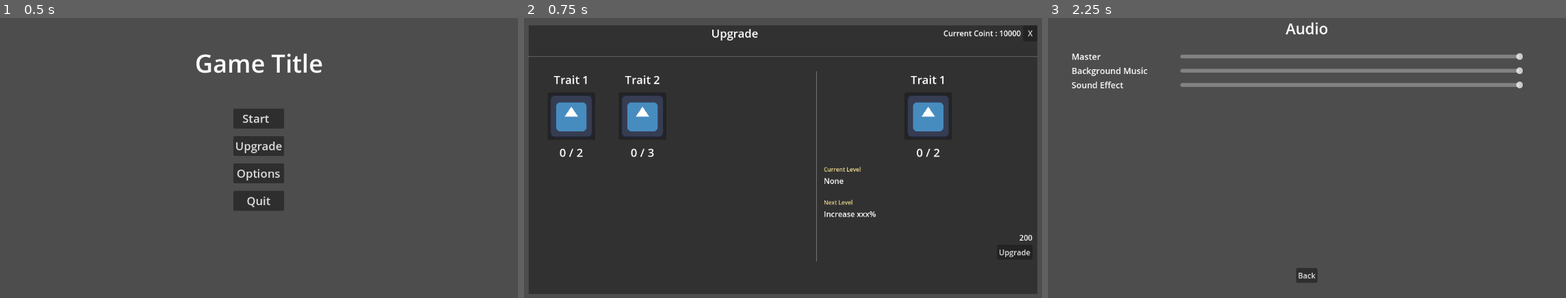
Above: before the commit, frames 1-3 (left to right).
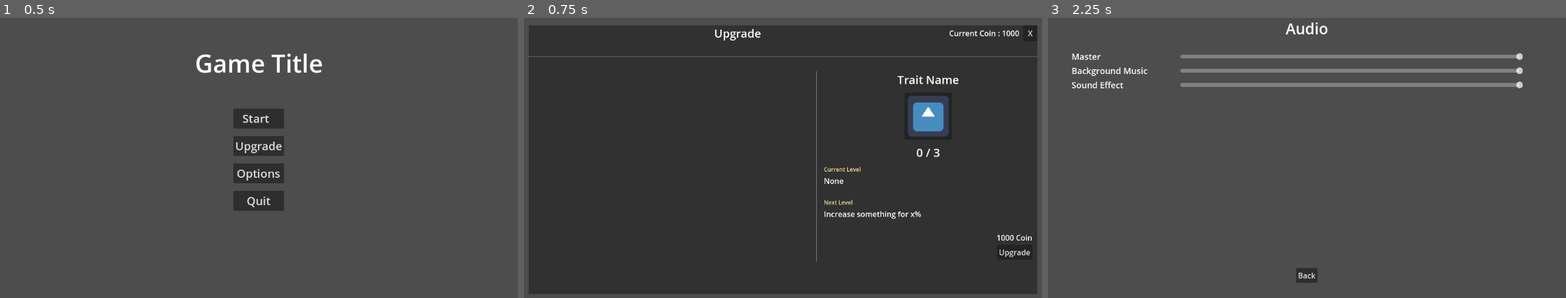
Above: after the commit, the same moments.

Repository: ArtMuchimuchi/FinalProject
Game: Godot game, scene res://user_interface/menu/main_menu/main_menu.tscn
Same seed, same stepped clock (60 frames per second), same inputs: the game is played once before the commit and once after it. The project has no main scene, so this scene is started directly. The engine's default icon, where the game draws it, is replaced by a stand-in: a white triangle on a blue panel in a dark square.
Inputs:
- Up to frame 1 (0.5 s): no input
- Up to frame 2 (0.75 s): click "Upgrade" at 0.5 s
- Up to frame 3 (2.25 s): click "X" at 1.25 s; click "Options" at 2 s

Frame 1 is identical in both runs. In frame 2, 3.4% of the frame differs, in the area x 5-99%, y 3-80%; in frame 3, nothing differs.
Error after the commit: Invalid call. Nonexistent function 'loadTraitSlotArray' in base 'Node (SaverLoader)'. (res://user_interface/menu/upgrade_menu/upgrade_menu.gd:21)

Commit message:
Refactor from snake to camel case #1
- Refactor snake case to camel case of scripts in menu folder
- Edit connection signal function of scene in menu folder because refactor camel case

Diff:
--- a/user_interface/menu/main_menu/main_menu.gd
+++ b/user_interface/menu/main_menu/main_menu.gd
@@ -1,39 +1,39 @@
 extends Control
 
-@onready var main_menu_margin_container = $MarginContainer
-@onready var options_menu = $OptionsMenu
-@onready var upgrade_menu = $UpgradeMenu
+@onready var mainMenuMarginContainer = $MarginContainer
+@onready var optionsMenu = $OptionsMenu
+@onready var upgradeMenu = $UpgradeMenu
 
 
 func _ready():
 	# Connect signal of pressed back button in option menu
-	options_menu.back_options_menu.connect(_on_back_options_menu)
+	optionsMenu.backOptionsMenu.connect(onBackOptionsMenu)
 	# Connect signal of pressed closed button in upgrade menu
-	upgrade_menu.closed_upgrade_menu.connect(_on_closed_upgrade_menu)
+	upgradeMenu.closedUpgradeMenu.connect(onClosedUpgradeMenu)
 
 
-func _on_quit_button_pressed():
+func onQuitButtonPressed():
 	get_tree().quit()
 
 
-func _on_start_button_pressed():
+func onStartButtonPressed():
 	get_tree().change_scene_to_file("res://mock_scene.tscn")
 
 
-func _on_upgrade_button_pressed():
-	main_menu_margin_container.visible = false
-	upgrade_menu.visible = true
+func onUpgradeButtonPressed():
+	mainMenuMarginContainer.visible = false
+	upgradeMenu.visible = true
 
 
-func _on_options_button_pressed():
-	main_menu_margin_container.visible = false
-	options_menu.visible = true
+func onOptionsButtonPressed():
+	mainMenuMarginContainer.visible = false
+	optionsMenu.visible = true
 
 
-func _on_back_options_menu():
-	main_menu_margin_container.visible = true
-	options_menu.visible = false
+func onBackOptionsMenu():
+	mainMenuMarginContainer.visible = true
+	optionsMenu.visible = false
 
-func _on_closed_upgrade_menu():
-	main_menu_margin_container.visible = true
-	upgrade_menu.visible = false
+func onClosedUpgradeMenu():
+	mainMenuMarginContainer.visible = true
+	upgradeMenu.visible = false
--- a/user_interface/menu/main_menu/main_menu.tscn
+++ b/user_interface/menu/main_menu/main_menu.tscn
@@ -75,7 +75,7 @@
 visible = false
 layout_mode = 1
 
-[connection signal="pressed" from="MarginContainer/MenuButtons/StartButton" to="." method="_on_start_button_pressed"]
-[connection signal="pressed" from="MarginContainer/MenuButtons/UpgradeButton" to="." method="_on_upgrade_button_pressed"]
-[connection signal="pressed" from="MarginContainer/MenuButtons/OptionsButton" to="." method="_on_options_button_pressed"]
-[connection signal="pressed" from="MarginContainer/MenuButtons/QuitButton" to="." method="_on_quit_button_pressed"]
+[connection signal="pressed" from="MarginContainer/MenuButtons/StartButton" to="." method="onStartButtonPressed"]
+[connection signal="pressed" from="MarginContainer/MenuButtons/UpgradeButton" to="." method="onUpgradeButtonPressed"]
+[connection signal="pressed" from="MarginContainer/MenuButtons/OptionsButton" to="." method="onOptionsButtonPressed"]
+[connection signal="pressed" from="MarginContainer/MenuButtons/QuitButton" to="." method="onQuitButtonPressed"]
--- a/user_interface/menu/options_menu/audio_volume_slider.gd
+++ b/user_interface/menu/options_menu/audio_volume_slider.gd
@@ -1,24 +1,24 @@
 extends HSlider
 
 # The name of bus that we will used volume slider for
-@export var bus_name : String
+@export var busName : String
 # To change the volume of bus, we will need to get index of bus by finding index with bus name
-var bus_index : int
+var busIndex : int
 
 func _ready():
 	# Find bus index with bus name
-	bus_index = AudioServer.get_bus_index(bus_name)
+	busIndex = AudioServer.get_bus_index(busName)
 	# Make changed volume remain even when access in another scene
-	value = db_to_linear(AudioServer.get_bus_volume_db(bus_index))
+	value = db_to_linear(AudioServer.get_bus_volume_db(busIndex))
 
 
 
 
 
-func _on_value_changed(changed_value):
+func _on_value_changed(changedValue):
 	# Set new bus volume by specify bus index and the volume value
 	AudioServer.set_bus_volume_db(
-		bus_index,
+		busIndex,
 		# Convert value to decibel
-		linear_to_db(changed_value)
+		linear_to_db(changedValue)
 	)
--- a/user_interface/menu/options_menu/options_menu.gd
+++ b/user_interface/menu/options_menu/options_menu.gd
@@ -1,9 +1,9 @@
 extends Control
 
 
-signal back_options_menu
+signal backOptionsMenu
 
 
 #Emit signal after pressed back button
-func _on_back_button_pressed():
-	back_options_menu.emit()
+func onBackButtonPressed():
+	backOptionsMenu.emit()
--- a/user_interface/menu/options_menu/options_menu.tscn
+++ b/user_interface/menu/options_menu/options_menu.tscn
@@ -69,17 +69,17 @@
 [node name="MasterVolumeSlider" parent="MarginContainer/VBoxContainer/HBoxContainer/MarginContainer/AudioSlider" instance=ExtResource("1_yvo8o")]
 layout_mode = 2
 size_flags_vertical = 6
-bus_name = "Master"
+busName = "Master"
 
 [node name="BackgroundMusicVolumeSlider" parent="MarginContainer/VBoxContainer/HBoxContainer/MarginContainer/AudioSlider" instance=ExtResource("1_yvo8o")]
 layout_mode = 2
 size_flags_vertical = 3
-bus_name = "background_music"
+busName = "backgroundMusic"
 
 [node name="SoundEffectVolumeSlider" parent="MarginContainer/VBoxContainer/HBoxContainer/MarginContainer/AudioSlider" instance=ExtResource("1_yvo8o")]
 layout_mode = 2
 size_flags_vertical = 3
-bus_name = "sound_effect"
+busName = "soundEffect"
 
 [node name="MarginContainer" type="MarginContainer" parent="MarginContainer"]
 layout_mode = 2
@@ -92,4 +92,4 @@
 size_flags_vertical = 8
 text = "Back"
 
-[connection signal="pressed" from="MarginContainer/MarginContainer/BackButton" to="." method="_on_back_button_pressed"]
+[connection signal="pressed" from="MarginContainer/MarginContainer/BackButton" to="." method="onBackButtonPressed"]
--- a/user_interface/menu/upgrade_menu/mockup_trait_slot_data/trait_slot_1.tres
+++ b/user_interface/menu/upgrade_menu/mockup_trait_slot_data/trait_slot_1.tres
@@ -1,22 +1,27 @@
-[gd_resource type="Resource" script_class="TraitSlotData" load_steps=6 format=3 uid="uid://b141sihdqbfxf"]
+[gd_resource type="Resource" script_class="TraitSlotData" load_steps=7 format=3 uid="uid://b141sihdqbfxf"]
 
 [ext_resource type="Script" path="res://user_interface/menu/upgrade_menu/trait_slot_data_model/trait_slot_data.gd" id="1_v4xw0"]
 [ext_resource type="Script" path="res://user_interface/menu/upgrade_menu/trait_slot_data_model/trait_slot_level_data.gd" id="2_jcf7r"]
 [ext_resource type="Texture2D" uid="uid://0p2wljhv44mx" path="res://icon.svg" id="3_wvk1y"]
 
-[sub_resource type="Resource" id="Resource_6m6rn"]
+[sub_resource type="Resource" id="Resource_4ab0x"]
 script = ExtResource("2_jcf7r")
 description = "Increase xxx%"
+price = 100
+
+[sub_resource type="Resource" id="Resource_dg2v1"]
+script = ExtResource("2_jcf7r")
+description = "Increase yyy%"
 price = 200
 
-[sub_resource type="Resource" id="Resource_7ldvm"]
+[sub_resource type="Resource" id="Resource_r8vbx"]
 script = ExtResource("2_jcf7r")
-description = "Increase yyy%"
-price = 400
+description = "Increase zzz%%"
+price = 300
 
 [resource]
 script = ExtResource("1_v4xw0")
 name = "Trait 1"
 texture = ExtResource("3_wvk1y")
-current_level = 0
-slot_level = Array[ExtResource("2_jcf7r")]([SubResource("Resource_6m6rn"), SubResource("Resource_7ldvm")])
+currentLevel = 0
+slotLevel = Array[ExtResource("2_jcf7r")]([SubResource("Resource_4ab0x"), SubResource("Resource_dg2v1"), SubResource("Resource_r8vbx")])
--- a/user_interface/menu/upgrade_menu/mockup_trait_slot_data/trait_slot_2.tres
+++ b/user_interface/menu/upgrade_menu/mockup_trait_slot_data/trait_slot_2.tres
@@ -1,27 +1,22 @@
-[gd_resource type="Resource" script_class="TraitSlotData" load_steps=7 format=3 uid="uid://dcgf8hl7k56wp"]
+[gd_resource type="Resource" script_class="TraitSlotData" load_steps=6 format=3 uid="uid://dcgf8hl7k56wp"]
 
 [ext_resource type="Script" path="res://user_interface/menu/upgrade_menu/trait_slot_data_model/trait_slot_data.gd" id="1_8rjg5"]
 [ext_resource type="Script" path="res://user_interface/menu/upgrade_menu/trait_slot_data_model/trait_slot_level_data.gd" id="2_xastk"]
 [ext_resource type="Texture2D" uid="uid://0p2wljhv44mx" path="res://icon.svg" id="3_qt5sf"]
 
-[sub_resource type="Resource" id="Resource_6m6rn"]
+[sub_resource type="Resource" id="Resource_fln1b"]
 script = ExtResource("2_xastk")
 description = "Increase xxx%"
-price = 100
-
-[sub_resource type="Resource" id="Resource_7ldvm"]
-script = ExtResource("2_xastk")
-description = "Increase yyy%"
 price = 200
 
-[sub_resource type="Resource" id="Resource_ad7yl"]
+[sub_resource type="Resource" id="Resource_8k7es"]
 script = ExtResource("2_xastk")
-description = "Increase zzz%"
-price = 300
+description = "Increase yyy% "
+price = 400
 
 [resource]
 script = ExtResource("1_8rjg5")
 name = "Trait 2"
 texture = ExtResource("3_qt5sf")
-current_level = 0
-slot_level = Array[ExtResource("2_xastk")]([SubResource("Resource_6m6rn"), SubResource("Resource_7ldvm"), SubResource("Resource_ad7yl")])
+currentLevel = 0
+slotLevel = Array[ExtResource("2_xastk")]([SubResource("Resource_fln1b"), SubResource("Resource_8k7es")])
--- a/user_interface/menu/upgrade_menu/trait_slot_data_model/trait_slot_data.gd
+++ b/user_interface/menu/upgrade_menu/trait_slot_data_model/trait_slot_data.gd
@@ -4,8 +4,8 @@
 
 @export var name : String = ""
 @export var texture : Texture
-@export var current_level : int = 0
-@export var slot_level : Array[TraitSlotLevelData]
+@export var currentLevel : int = 0
+@export var slotLevel : Array[TraitSlotLevelData]
 
-func upgrade_level():
-	current_level += 1
+func upgradeLevel():
+	currentLevel += 1
--- a/user_interface/menu/upgrade_menu/upgrade_menu.gd
+++ b/user_interface/menu/upgrade_menu/upgrade_menu.gd
@@ -1,75 +1,75 @@
 extends Control
 
-@onready var slot_grid = %SlotGrid
-@onready var upgrade_slot_detail = %SlotDetail
-@onready var current_coin_label = %CurrentCoinLabel
-const upgrade_slot = preload("res://user_interface/menu/upgrade_menu/upgrade_slot.tscn")
-var current_coin : int = 10000
-signal closed_upgrade_menu
+@onready var slotGrid = %SlotGrid
+@onready var upgradeSlotDetail = %SlotDetail
+@onready var currentCoinLabel = %CurrentCoinLabel
+const upgradeSlot = preload("res://user_interface/menu/upgrade_menu/upgrade_slot.tscn")
+var currentCoin : int = 10000
+signal closedUpgradeMenu
 # Mockup trait slot array
-const trait_slot_1 = preload("res://user_interface/menu/upgrade_menu/mockup_trait_slot_data/trait_slot_1.tres")
-const trait_slot_2 = preload("res://user_interface/menu/upgrade_menu/mockup_trait_slot_data/trait_slot_2.tres")
-var mockup_trait_slot_array : Array[TraitSlotData] = [
-	trait_slot_1,
-	trait_slot_2
+const traitSlot1 = preload("res://user_interface/menu/upgrade_menu/mockup_trait_slot_data/trait_slot_1.tres")
+const traitSlot2 = preload("res://user_interface/menu/upgrade_menu/mockup_trait_slot_data/trait_slot_2.tres")
+var mockupTraitSlotArray : Array[TraitSlotData] = [
+	traitSlot1,
+	traitSlot2
 ]
-@onready var saver_loader = SaverLoader.new()
+@onready var saverLoader = SaverLoader.new()
 
 # Called when the node enters the scene tree for the first time.
 func _ready():
 	# Load saved data if there's saved trait slot array data file
-	if saver_loader.load_trait_slot_array(mockup_trait_slot_array) != null:
-		mockup_trait_slot_array = saver_loader.load_trait_slot_array(mockup_trait_slot_array)
-	add_slot_grid(mockup_trait_slot_array)
-	update_current_coin()
-	set_slot_detail_default(mockup_trait_slot_array)
+	if saverLoader.loadTraitSlotArray(mockupTraitSlotArray) != null:
+		mockupTraitSlotArray = saverLoader.loadTraitSlotArray(mockupTraitSlotArray)
+	addSlotGrid(mockupTraitSlotArray)
+	updateCurrentCoin()
+	setDefaultSlotDetail(mockupTraitSlotArray)
 
 
 # Add slot slots to the grid
-func add_slot_grid(slots : Array[TraitSlotData]):
+func addSlotGrid(slots : Array[TraitSlotData]):
 	# Remove old upgrade slots and prevent dulplicate slot when re-used function
-	for slot in slot_grid.get_children():
+	for slot in slotGrid.get_children():
 		slot.queue_free()
 	# Add upgrade slots and set slot data inside grid
 	for slot in slots:
-		var slot_instance = upgrade_slot.instantiate()
-		slot_instance.selected_slot.connect(on_selecetd_slot)
-		slot_grid.add_child(slot_instance)
-		slot_instance.set_slot_data(slot)
+		var slotInstance = upgradeSlot.instantiate()
+		slotInstance.selectedSlot.connect(onSelecetdSlot)
+		slotGrid.add_child(slotInstance)
+		slotInstance.setSlotData(slot)
 
 # Set slot detail default to first slot in grid
-func set_slot_detail_default(slots : Array[TraitSlotData]):
-		upgrade_slot_detail.set_slot_detail_data(slots[ConstantNumber.defaultSlotDetailIndex])
-		upgrade_slot_detail.pressed_upgrade.connect(on_pressed_upgrade)
+func setDefaultSlotDetail(slots : Array[TraitSlotData]):
+		upgradeSlotDetail.setSlotDetailData(slots[ConstantNumber.defaultSlotDetailIndex])
+		upgradeSlotDetail.pressedUpgrade.connect(onPressedUpgrade)
 
 # Function to respond after user click slot, change slot detail to selected slot
-func on_selecetd_slot(slot_index:int):
-	var selected_slot = mockup_trait_slot_array[slot_index]
-	upgrade_slot_detail.set_slot_detail_data(selected_slot)
+func onSelecetdSlot(slotIndex:int):
+	var selectedSlot = mockupTraitSlotArray[slotIndex]
+	upgradeSlotDetail.setSlotDetailData(selectedSlot)
 
 # Function to change current coin value display
-func update_current_coin():
-	current_coin_label.text = "Current Coint : %s" %current_coin
+func updateCurrentCoin():
+	currentCoinLabel.text = "Current Coint : %s" %currentCoin
 
 # Function to upgrade slot level when user pressed upgrade button
-func on_pressed_upgrade(price:int,slot:TraitSlotData):
+func onPressedUpgrade(price:int,slot:TraitSlotData):
 	# Check if current point is enough to upgrade level
-	if current_coin >= price:
+	if currentCoin >= price:
 		# Get the remaining current coin
-		current_coin -= price
+		currentCoin -= price
 		# Update remaining current coin
-		update_current_coin()
+		updateCurrentCoin()
 		# Upgrade level of selected slot
-		slot.upgrade_level()
+		slot.upgradeLevel()
 		# Update upgrade slot data by re-adding slots
-		add_slot_grid(mockup_trait_slot_array)
+		addSlotGrid(mockupTraitSlotArray)
 		# Update slot detail in slot detail
-		upgrade_slot_detail.set_slot_detail_data(slot)
+		upgradeSlotDetail.setSlotDetailData(slot)
 		# Saved trait slot array in file when upgrade trait slot level
-		saver_loader.save_trait_slot_array(mockup_trait_slot_array)
+		saverLoader.saveTraitSlotArray(mockupTraitSlotArray)
 
 
 
 # Function to send signal when pressed closed button on upper right corner
-func _on_close_upgrade_menu_button_pressed():
-	closed_upgrade_menu.emit()
+func onCloseUpgradeMenuButtonPressed():
+	closedUpgradeMenu.emit()
--- a/user_interface/menu/upgrade_menu/upgrade_menu.tscn
+++ b/user_interface/menu/upgrade_menu/upgrade_menu.tscn
@@ -84,4 +84,4 @@
 unique_name_in_owner = true
 layout_mode = 2
 
-[connection signal="pressed" from="MarginContainer/VBoxContainer/Header/CloseUpgradeMenuButton" to="." method="_on_close_upgrade_menu_button_pressed"]
+[connection signal="pressed" from="MarginContainer/VBoxContainer/Header/CloseUpgradeMenuButton" to="." method="onCloseUpgradeMenuButtonPressed"]
--- a/user_interface/menu/upgrade_menu/upgrade_slot.gd
+++ b/user_interface/menu/upgrade_menu/upgrade_slot.gd
@@ -1,18 +1,18 @@
 extends MarginContainer
 
-@onready var name_label = %NameLabel
-@onready var icon_texture = %IconTexture
-@onready var level_label = %LevelLabel
-signal selected_slot(slot_index:int)
+@onready var nameLabel = %NameLabel
+@onready var iconTexture = %IconTexture
+@onready var levelLabel = %LevelLabel
+signal selectedSlot(slotIndex:int)
 
 
 # Function to set slot data such as name, level, icon texture in slot
-func set_slot_data(slot_data: TraitSlotData):
-	name_label.text = slot_data.name
-	icon_texture.texture = slot_data.texture
-	var current_level = str(slot_data.current_level)
-	var max_level = str(slot_data.slot_level.size())
-	level_label.text = current_level + " / " + max_level
+func setSlotData(slotData: TraitSlotData):
+	nameLabel.text = slotData.name
+	iconTexture.texture = slotData.texture
+	var currentLevel = str(slotData.currentLevel)
+	var maxLevel = str(slotData.slotLevel.size())
+	levelLabel.text = currentLevel + " / " + maxLevel
 
 # Function to respond when slot was clicked, send signal of slot index
 func _on_gui_input(event):
@@ -24,5 +24,5 @@
 			var parent = get_parent()
 			if parent :
 				if parent is GridContainer:
-					var slot_index = get_index()
-					selected_slot.emit(slot_index)
+					var slotIndex = get_index()
+					selectedSlot.emit(slotIndex)
--- a/user_interface/menu/upgrade_menu/upgrade_slot_detail.gd
+++ b/user_interface/menu/upgrade_menu/upgrade_slot_detail.gd
@@ -1,57 +1,57 @@
 extends MarginContainer
 
-@onready var upgrade_slot_detail = %UpgradeSlotDetail
-@onready var current_description_label = %CurrentDescriptionLabel
-@onready var next_description_label = %NextDescriptionLabel
+@onready var upgradeSlotDetail = %UpgradeSlotDetail
+@onready var currentDescriptionLabel = %CurrentDescriptionLabel
+@onready var nextDescriptionLabel = %NextDescriptionLabel
 @onready var price = %Price
-@onready var upgrade_button = %UpgradeButton
-@onready var next_level = %NextLevel
-var next_level_price : int
-var upgrade_slot : TraitSlotData
+@onready var upgradeButton = %UpgradeButton
+@onready var nextLevel = %NextLevel
+var nextLevelPrice : int
+var upgradeSlot : TraitSlotData
 # Boolean variable to check if slot level is max
-var is_max_level : bool
-signal pressed_upgrade(price:int, upgrade_slot:TraitSlotData)
+var isMaxLevel : bool
+signal pressedUpgrade(price:int, upgrade_slot:TraitSlotData)
 
 # Function to set slot detail data such as slot, current level, next level description, price and upgrade button
-func set_slot_detail_data(selected_slot : TraitSlotData):
+func setSlotDetailData(selectedSlot : TraitSlotData):
 	# Assign selected slot to local upgrade slot to be used in pressed upgrade signal
-	upgrade_slot = selected_slot
-	upgrade_slot_detail.set_slot_data(selected_slot)
-	var max_level = selected_slot.slot_level.size()
-	var current_level = selected_slot.current_level
+	upgradeSlot = selectedSlot
+	upgradeSlotDetail.setSlotData(selectedSlot)
+	var maxLevel = selectedSlot.slotLevel.size()
+	var currentLevel = selectedSlot.currentLevel
 	# Check if current level is equal to or below max level to assign current level, next level description
-	if current_level < max_level:
+	if currentLevel < maxLevel:
 		# If current level is zero, current level description will show "None" text
-		if current_level == ConstantNumber.slotLevelZero:
-			current_description_label.text = "None"
+		if currentLevel == ConstantNumber.slotLevelZero:
+			currentDescriptionLabel.text = "None"
 		# If current level is more than zero, current level description will show current slot level description
 		else:
-			current_description_label.text = selected_slot.slot_level[current_level - ConstantNumber.currentSlotLevelIndexDifferent].description
-		next_description_label.text = selected_slot.slot_level[current_level].description
-		next_level_price = selected_slot.slot_level[current_level].price
-		price.text = str(next_level_price)
-		is_max_level = false
+			currentDescriptionLabel.text = selectedSlot.slotLevel[currentLevel - ConstantNumber.currentSlotLevelIndexDifferent].description
+		nextDescriptionLabel.text = selectedSlot.slotLevel[currentLevel].description
+		nextLevelPrice = selectedSlot.slotLevel[currentLevel].price
+		price.text = str(nextLevelPrice)
+		isMaxLevel = false
 
-	elif current_level == max_level:
-		current_description_label.text = selected_slot.slot_level[current_level - ConstantNumber.currentSlotLevelIndexDifferent].description
-		is_max_level = true
+	elif currentLevel == maxLevel:
+		currentDescriptionLabel.text = selectedSlot.slotLevel[currentLevel - ConstantNumber.currentSlotLevelIndexDifferent].description
+		isMaxLevel = true
 
-	toggle_upgrade_max_level(is_max_level)
+	toggleUpgradeMaxLevel(isMaxLevel)
 
 # Function to toggle  show next level, make upgrade button unclickable, not show price text if slot level is max
-func toggle_upgrade_max_level(is_max_level:bool):
-	if is_max_level:
-		next_level.visible = false
+func toggleUpgradeMaxLevel(isMaxLevel:bool):
+	if isMaxLevel:
+		nextLevel.visible = false
 		price.visible = false
-		upgrade_button.text = "Maxed Level"
-		upgrade_button.disabled = true
+		upgradeButton.text = "Maxed Level"
+		upgradeButton.disabled = true
 	else:
-		next_level.visible = true
+		nextLevel.visible = true
 		price.visible = true
-		upgrade_button.text = "Upgrade"
-		upgrade_button.disabled = false
+		upgradeButton.text = "Upgrade"
+		upgradeButton.disabled = false
 
 # Function to send signal when upgrade button is pressed
-func _on_upgrade_button_pressed():
-	if next_level_price:
-		pressed_upgrade.emit(next_level_price,upgrade_slot)
+func onUpgradeButtonPressed():
+	if nextLevelPrice:
+		pressedUpgrade.emit(nextLevelPrice,upgradeSlot)
--- a/user_interface/menu/upgrade_menu/upgrade_slot_detail.tscn
+++ b/user_interface/menu/upgrade_menu/upgrade_slot_detail.tscn
@@ -69,4 +69,4 @@
 size_flags_horizontal = 8
 text = "Upgrade"
 
-[connection signal="pressed" from="VBoxContainer/PriceAndUpgrade/UpgradeButton" to="." method="_on_upgrade_button_pressed"]
+[connection signal="pressed" from="VBoxContainer/PriceAndUpgrade/UpgradeButton" to="." method="onUpgradeButtonPressed"]
Not shown: 1 places in user_interface/menu/main_menu/main_menu.tscn that only renumber resources
Not shown: 1 places in user_interface/menu/upgrade_menu/upgrade_menu.tscn that only renumber resources
Not shown: 1 places in user_interface/menu/upgrade_menu/upgrade_slot_detail.tscn that only renumber resources
